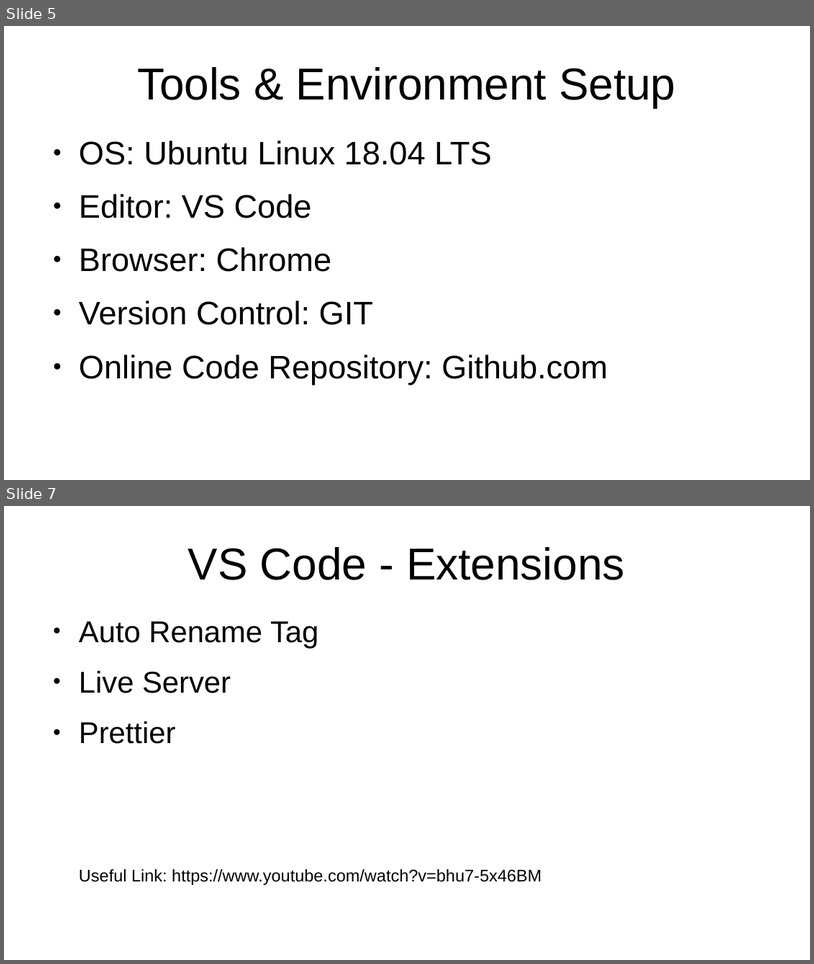
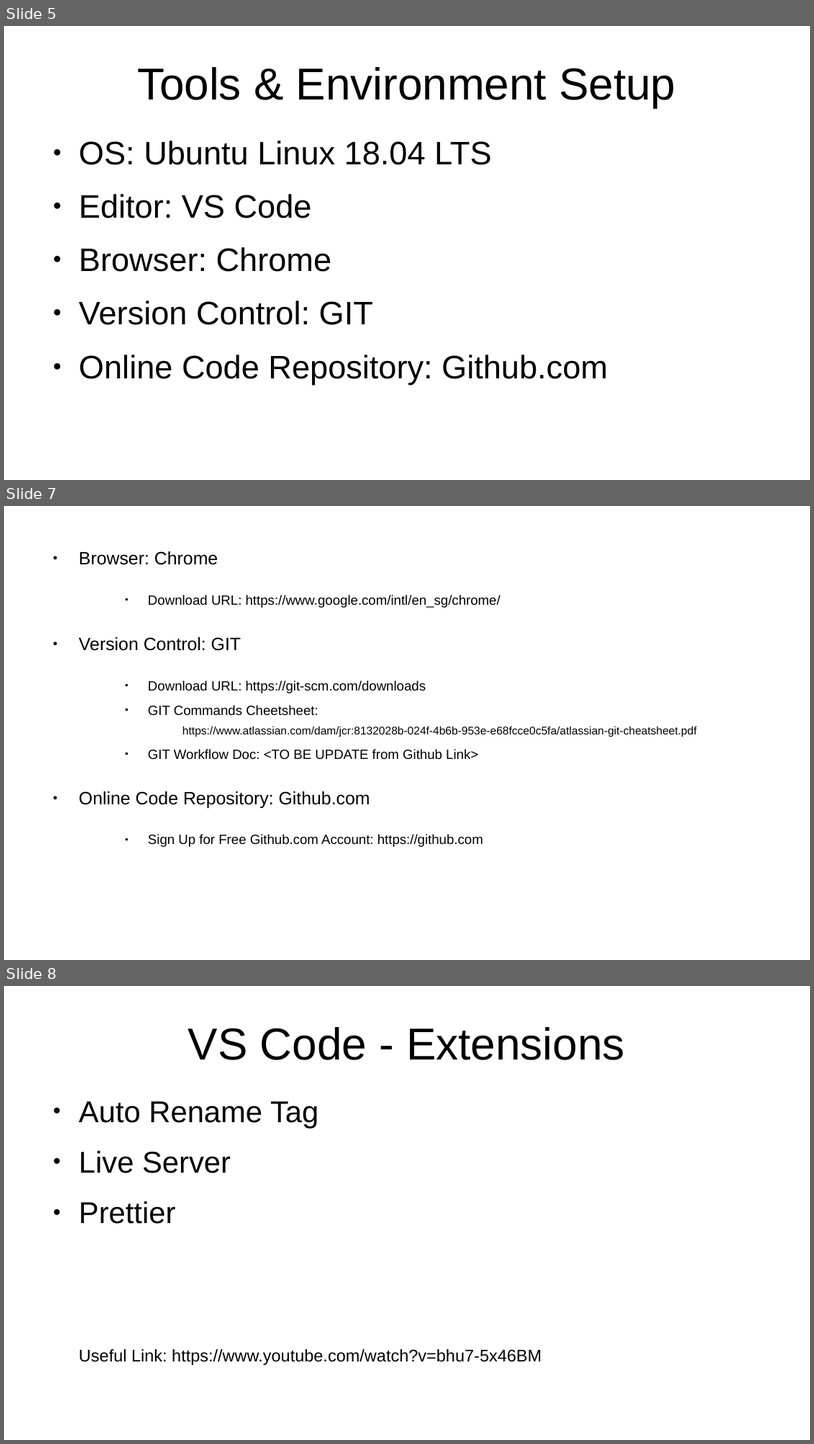
Before and after one commit to rajeshchauhan23102008/documents, a slide deck: src/courses/Javascript - No Theme.odp. Shown one above the other, each under a label of ours: slides 5 and 7 before the commit, slides 5, 7 and 8 after it; the slides between them are not shown. The pictures are 814x964 and 814x1444 pixels, drawn with LibreOffice and Linux fonts; fonts in the diff are those of the drawing. Boxes give left, top, right and bottom in pixels: in the first picture for what was removed or moved away, otherwise in the second. Text is boxed around its words. In the diff, an @@ line names an element or a change of style, - is before the commit and + after.

```diff
--- a/src/courses/Javascript - No Theme.odp
+++ b/src/courses/Javascript - No Theme.odp
@@ slide 7 added at <box>4,506,810,960</box>, background #FFFFFF @@
@@ text added at <box>79,551,697,847</box>, 13.2 pt, text #000000 @@
+● Browser: Chrome
+    ● Download URL: https://www.google.com/intl/en_sg/chrome/
+● Version Control: GIT
+    ● Download URL: https://git-scm.com/downloads
+    ● GIT Commands Cheetsheet:
+      https://www.atlassian.com/dam/jcr:8132028b-024f-4b6b-953e-e68fcce0c5fa/atlassian-git-cheatsheet.pdf
+    ● GIT Workflow Doc: <TO BE UPDATE from Github Link>
+● Online Code Repository: Github.com
+    ● Sign Up for Free Github.com Account: https://github.com
@@ what was slide 7 is now slide 8 @@
```
Also in this commit, not shown: 3 slides changed, 3 other slides added.
